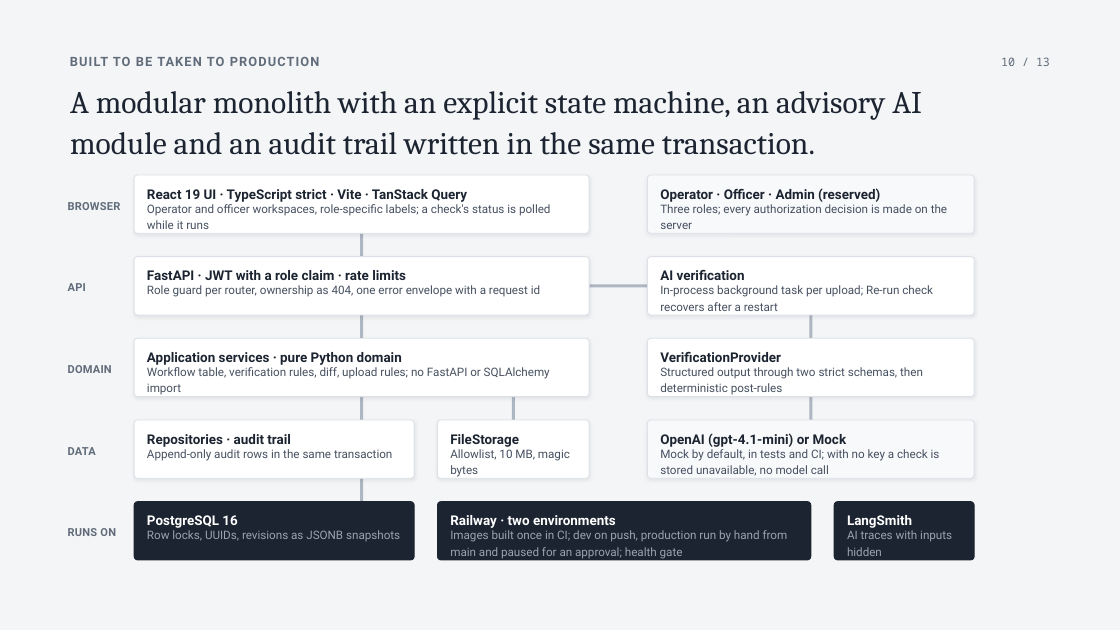
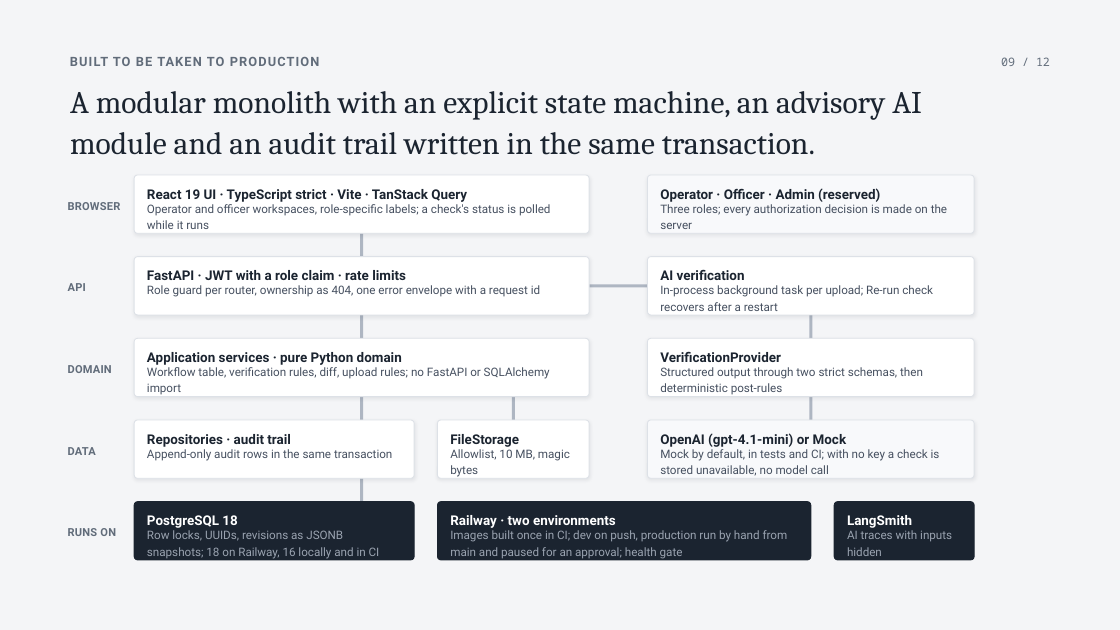
Before and after one commit to SuhaasNv/permitflow, a slide deck: slide 9 of docs/13-debrief/pitch-deck/PermitFlow-pitch.pptx (slide 10 before the commit). Drawn at 1120x630 pixels with LibreOffice and Linux fonts; fonts in the diff are those of the drawing. Boxes give left, top, right and bottom in pixels: in the first picture for what was removed or moved away, otherwise in the second. Text is boxed around its words. In the diff, an @@ line names an element or a change of style, - is before the commit and + after.

```diff
--- a/docs/13-debrief/pitch-deck/PermitFlow-pitch.pptx
+++ b/docs/13-debrief/pitch-deck/PermitFlow-pitch.pptx
@@ text at bbox=[1001, 57, 1050, 66]: text changed @@
-10 / 13
+09 / 12
@@ text at bbox=[147, 530, 380, 559]: text changed @@
-Row locks, UUIDs, revisions as JSONB snapshots
+Row locks, UUIDs, revisions as JSONB snapshots; 18 on Railway, 16 locally and in CI
```
Also in this commit, not shown: 8 other slides changed, 1 slide added, 2 slides removed, 10 other files.
